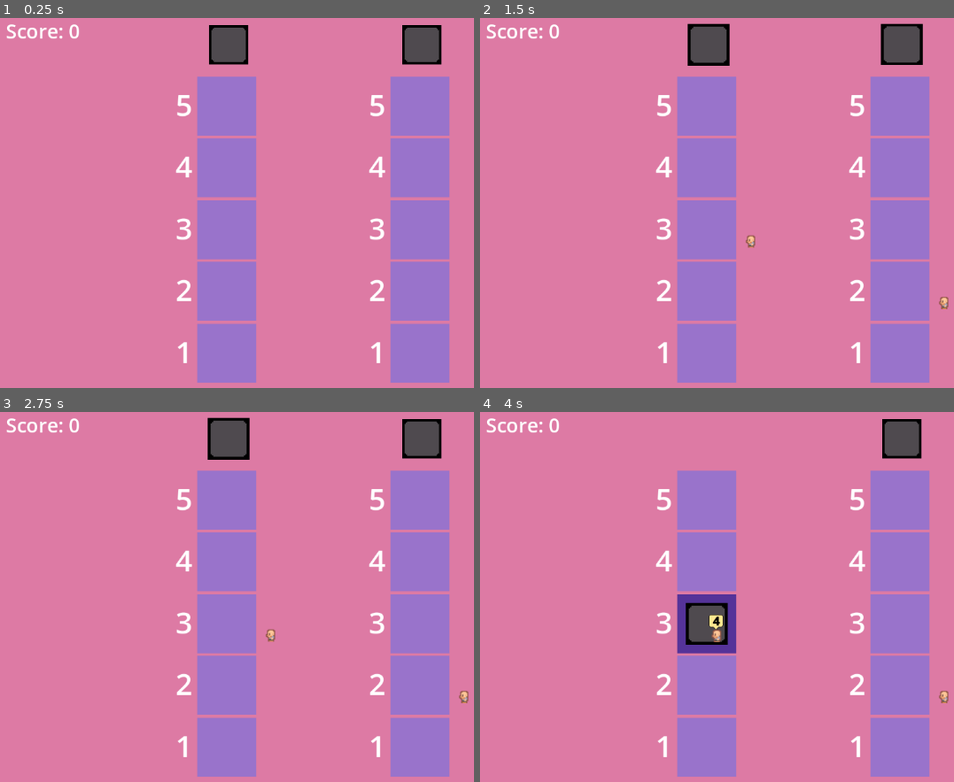
Above: before the commit, frames 1-4 (two rows, left to right).
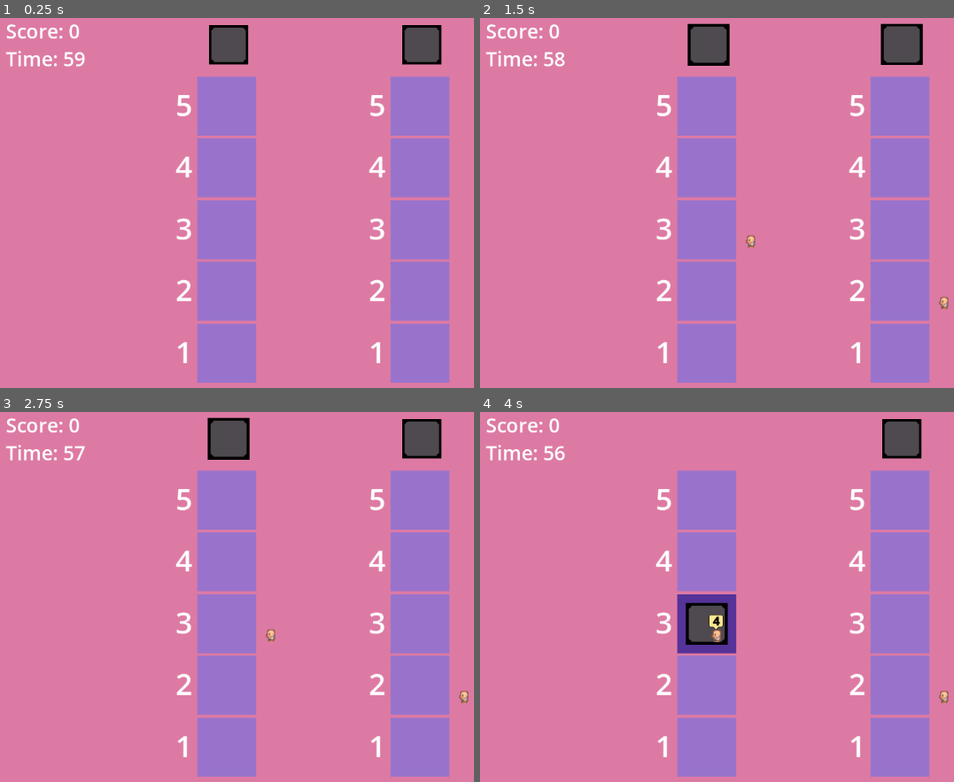
Above: after the commit, the same moments.

Repository: hamzasclone2/elevator
Game: Godot game, scene res://world.tscn
The game is run twice, just before and just after one commit, with the same random seed, the same clock (stepped at 60 frames per second) and the same inputs.
Inputs (mouse positions are in pixels of both pictures, inside the frame that each line leads up to):
- Up to frame 1 (0.25 s): no input
- Up to frame 2 (1.5 s): tap Enter at 0.5 s; move the mouse to (707, 43) at 0.52 s; press the mouse at (707, 43) at 0.53 s; tap Space at 1.25 s; move the mouse to (901, 43) at 1.27 s; release the mouse at (901, 43) at 1.28 s; click (901, 43) at 1.35 s
- Up to frame 3 (2.75 s): tap Enter at 2 s; move the mouse to (426, 523) at 2.02 s; press the mouse at (426, 523) at 2.03 s
- Up to frame 4 (4 s): tap Space at 2.75 s; move the mouse to (797, 689) at 2.77 s; release the mouse at (797, 689) at 2.78 s; click (797, 689) at 2.85 s; tap Enter at 3.5 s; move the mouse to (outside the picture) at 3.52 s; press the mouse at (outside the picture) at 3.53 s

The runs differ from the first frame. In frame 1, 0.3% of the frame differs, in the area x 1-18%, y 8-14%; in frame 2, 0.3%; in frame 3, 0.3%; in frame 4, 0.3%.
Error before the commit: Invalid access to property or key 'position' on a base object of type 'Nil'. (res://elevator.gd:30)
Error after the commit: Invalid access to property or key 'position' on a base object of type 'Nil'. (res://elevator.gd:27)

Commit message:
added timer for end of game

Diff:
--- a/elevator.gd
+++ b/elevator.gd
@@ -15,9 +15,6 @@
 
 # Called every frame. 'delta' is the elapsed time since the previous frame.
 func _process(_delta):
-	if Input.is_action_just_pressed("escape"):
-		get_tree().quit()
-
 	if draggable and not passengerLoading:
 		if Input.is_action_just_pressed("click"):
 			offset = get_global_mouse_position() - global_position
--- a/passenger.gd
+++ b/passenger.gd
@@ -17,7 +17,6 @@
 	var color = colors[rng.randi_range(0, len(colors)-1)]
 	color_rect.color = Color(color)
 
-
 # Called every frame. 'delta' is the elapsed time since the previous frame.
 func _process(_delta):
 	pass
--- a/world.gd
+++ b/world.gd
@@ -1,14 +1,29 @@
 extends Node2D
 
 @onready var score_label = $ScoreLabel
+@onready var timer = $Timer
+@onready var time_label = $TimeLabel
 
 var rng = RandomNumberGenerator.new()
+var time_in_seconds: int = 60
 
 # Called when the node enters the scene tree for the first time.
 func _ready():
 	score_label.text = "Score: 0"
+	timer.wait_time = time_in_seconds
+	timer.start()
+	time_label.text = "Time: " + str(int(timer.time_left))
 
 
 # Called every frame. 'delta' is the elapsed time since the previous frame.
 func _process(_delta):
+	if Input.is_action_just_pressed("escape"):
+		get_tree().quit()
 	score_label.text = "Score: " + str(Global.score)
+	time_label.text = "Time: " + str(int(timer.time_left))
+
+
+
+func _on_timer_timeout():
+	score_label.text = "Final Score: " + str(Global.score)
+	get_tree().paused = true
--- a/world.tscn
+++ b/world.tscn
@@ -23,7 +23,19 @@
 text = "Score: "
 label_settings = SubResource("LabelSettings_06l6i")
 
+[node name="TimeLabel" type="Label" parent="."]
+offset_left = 11.0
+offset_top = 45.0
+offset_right = 114.0
+offset_bottom = 90.0
+text = "Time remaining: "
+label_settings = SubResource("LabelSettings_06l6i")
+
 [node name="Building" parent="." instance=ExtResource("2_qcw7v")]
 
 [node name="Building2" parent="." instance=ExtResource("2_qcw7v")]
 position = Vector2(314, 0)
+
+[node name="Timer" type="Timer" parent="."]
+
+[connection signal="timeout" from="Timer" to="." method="_on_timer_timeout"]
